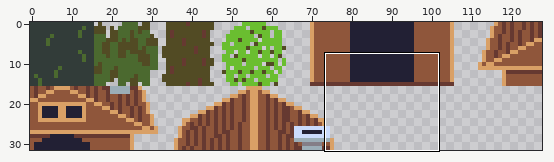
Edited in one commit: sprite sheet (client/tiles/tiles.png). The first picture is a wide view before the edit; the outline marks the close-up.
Close-up. As it was:
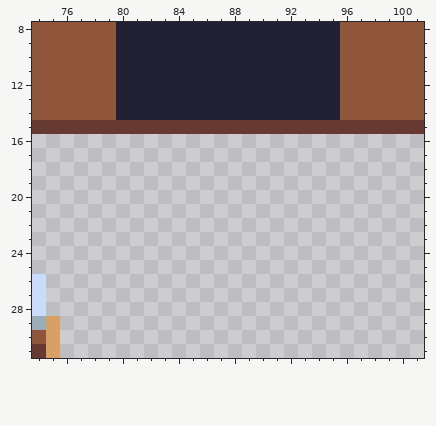
The file is 128x32 pixels. Shown: x 74..101, y 8..31.
After:
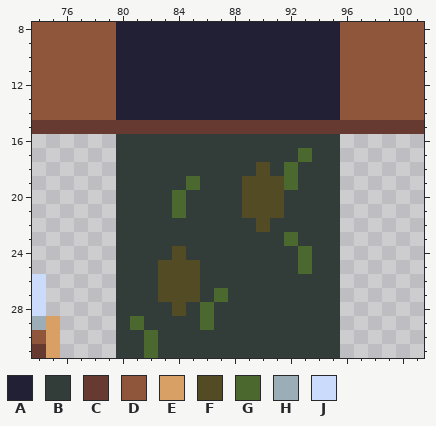
Palette (. is transparent): A #222034  B #323c39  C #663931  D #8f563b  E #d9a066  F #524b24  G #4b692f  H #9badb7  J #cbdbfc
Edits made:
Changed rows in their new state; - is an unchanged pixel.
first column x 80:
16 BBBBBBBBBBBBBBBB
17 BBBBBBBBBBBBBGBB
18 BBBBBBBBBBFBGBBB
19 BBBBBGBBBFFFGBBB
20 BBBBGBBBBFFFBBBB
21 BBBBGBBBBFFFBBBB
22 BBBBBBBBBBFBBBBB
23 BBBBBBBBBBBBGBBB
24 BBBBFBBBBBBBBGBB
25 BBBFFFBBBBBBBGBB
26 BBBFFFBBBBBBBBBB
27 BBBFFFBGBBBBBBBB
28 BBBBFBGBBBBBBBBB
29 BGBBBBGBBBBBBBBB
30 BBGBBBBBBBBBBBBB
31 BBGBBBBBBBBBBBBB
Boxes around the changes in both close-ups, in picture pixels (x1, y1, x2, y2):
added: (116, 134, 340, 358)
